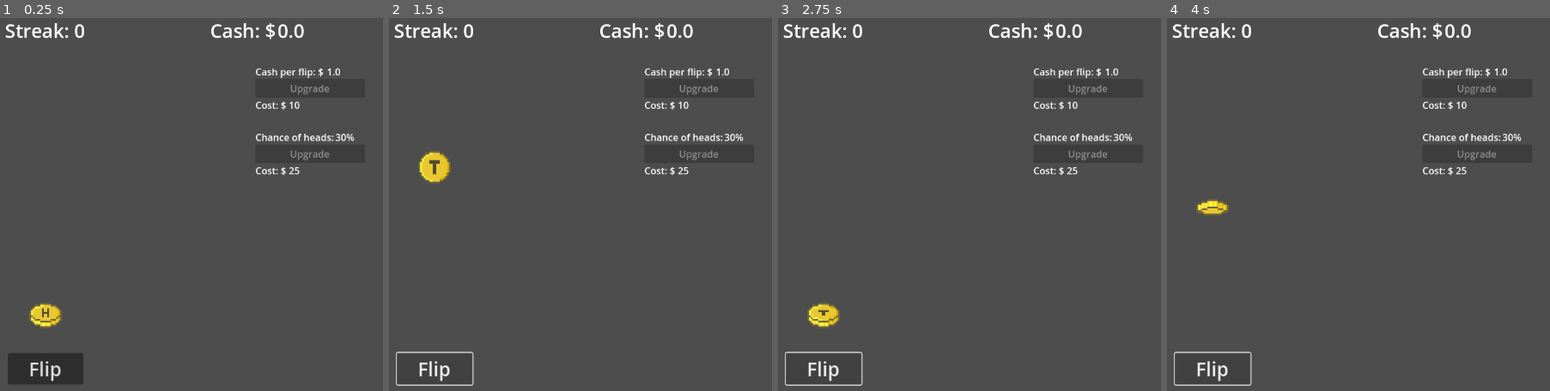
Above: before the commit, frames 1-4 (left to right).
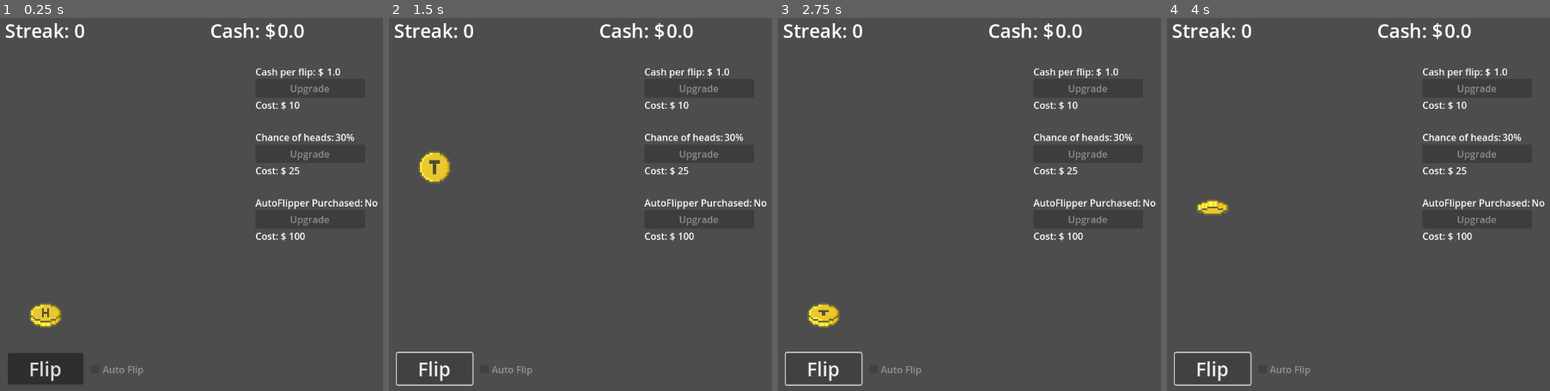
Above: after the commit, the same moments.

Repository: BrodyJack/coin-flip-game
Game: Godot game, scene res://scenes/main.tscn
Two runs of this game, one before a commit and one after it. Both use one fixed random seed, a clock stepped at 60 frames per second and the inputs below. Sound files missing from this copy of the repository are replaced by a short silence.
Inputs:
- Up to frame 1 (0.25 s): no input
- Up to frame 2 (1.5 s): click "Flip" at 0.5 s; click "Flip" at 1.25 s
- Up to frame 3 (2.75 s): click "Flip" at 2 s
- Up to frame 4 (4 s): tap Enter at 2.75 s; tap Space (spacebar_flip) at 2.85, 3.6 s

The runs differ from the first frame. In frame 1, 0.6% of the frame differs, in the area x 26-99%, y 48-96%; in frame 2, 0.6%; in frame 3, 0.6%; in frame 4, 0.6%.

Commit message:
added background music and autoflipper functionality

Diff:
--- a/scenes/hud.gd
+++ b/scenes/hud.gd
@@ -3,6 +3,8 @@
 signal flip_coin
 signal coin_value_upgrade
 signal coin_chance_upgrade
+signal coin_auto_flip_upgrade
+signal auto_flip_status
 
 func _process(_delta: float) -> void:
 	if Input.is_action_just_pressed("spacebar_flip"):
@@ -33,6 +35,22 @@
 func set_coin_chance_upgrade_button_enabled(should_enable) -> void:
 	$CoinChanceUpgradeBox/UpgradeButton.disabled = not should_enable
 
+func update_coin_auto_flip_purchased(purchased_status) -> void:
+	$CoinAutoFlipUpgradeBox/PurchasedStatusLabel.text = "Yes" if purchased_status else "No"
+
+func update_coin_auto_flip_upgrade_cost(upgrade_cost, no_cost) -> void:
+	if no_cost:
+		$CoinAutoFlipUpgradeBox/UpgradeCostLabel.text = ""
+		$CoinAutoFlipUpgradeBox/UpgradeCostAmountLabel.text = ""
+	else:
+		$CoinAutoFlipUpgradeBox/UpgradeCostAmountLabel.text = str(upgrade_cost)
+
+func set_coin_auto_flip_upgrade_button_enabled(should_enable) -> void:
+	$CoinAutoFlipUpgradeBox/UpgradeButton.disabled = not should_enable
+
+func set_auto_flipper_checkbox_visible(is_visible) -> void:
+	$AutoFlipEnabler.disabled = not is_visible
+
 func play_upgrade_sound() -> void:
 	$UpgradeButtonSound.play()
 
@@ -46,3 +64,11 @@
 
 func _on_coin_chance_upgrade_button_pressed() -> void:
 	coin_chance_upgrade.emit()
+
+
+func _on_auto_flip_upgrade_button_pressed() -> void:
+	coin_auto_flip_upgrade.emit()
+
+
+func _on_auto_flip_enabler_toggled(toggled_on: bool) -> void:
+	auto_flip_status.emit(toggled_on)
--- a/scenes/hud.tscn
+++ b/scenes/hud.tscn
@@ -5,6 +5,9 @@
 
 [node name="HUD" type="CanvasLayer"]
 script = ExtResource("1_ahhtf")
+
+[node name="UpgradeButtonSound" type="AudioStreamPlayer" parent="."]
+stream = ExtResource("2_oo0fn")
 
 [node name="FlipButton" type="Button" parent="."]
 anchors_preset = 7
@@ -90,6 +93,7 @@
 offset_top = 30.0
 offset_right = 187.0
 offset_bottom = 61.0
+focus_mode = 0
 theme_override_font_sizes/font_size = 16
 text = "Upgrade"
 
@@ -147,6 +151,7 @@
 offset_top = 30.0
 offset_right = 187.0
 offset_bottom = 61.0
+focus_mode = 0
 theme_override_font_sizes/font_size = 16
 text = "Upgrade"
 
@@ -166,9 +171,81 @@
 offset_bottom = 85.0
 text = "0"
 
-[node name="UpgradeButtonSound" type="AudioStreamPlayer" parent="."]
-stream = ExtResource("2_oo0fn")
+[node name="CoinAutoFlipUpgradeBox" type="Control" parent="."]
+layout_mode = 3
+anchors_preset = 6
+anchor_left = 1.0
+anchor_top = 0.5
+anchor_right = 1.0
+anchor_bottom = 0.5
+offset_left = -227.0
+offset_top = -30.0
+offset_bottom = 70.0
+grow_horizontal = 0
+grow_vertical = 2
+metadata/_edit_group_ = true
+
+[node name="PurchasedLabel" type="Label" parent="CoinAutoFlipUpgradeBox"]
+layout_mode = 0
+offset_left = 3.0
+offset_top = 6.0
+offset_right = 104.0
+offset_bottom = 36.0
+theme_override_font_sizes/font_size = 16
+text = "AutoFlipper Purchased: "
+
+[node name="PurchasedStatusLabel" type="Label" parent="CoinAutoFlipUpgradeBox"]
+layout_mode = 0
+offset_left = 186.0
+offset_top = 6.0
+offset_right = 227.0
+offset_bottom = 36.0
+theme_override_font_sizes/font_size = 16
+text = "No"
+
+[node name="UpgradeButton" type="Button" parent="CoinAutoFlipUpgradeBox"]
+layout_mode = 0
+offset_left = 3.0
+offset_top = 30.0
+offset_right = 187.0
+offset_bottom = 61.0
+focus_mode = 0
+theme_override_font_sizes/font_size = 16
+text = "Upgrade"
+
+[node name="UpgradeCostLabel" type="Label" parent="CoinAutoFlipUpgradeBox"]
+layout_mode = 0
+offset_left = 3.0
+offset_top = 62.0
+offset_right = 46.0
+offset_bottom = 85.0
+text = "Cost: $"
+
+[node name="UpgradeCostAmountLabel" type="Label" parent="CoinAutoFlipUpgradeBox"]
+layout_mode = 0
+offset_left = 59.0
+offset_top = 62.0
+offset_right = 227.0
+offset_bottom = 85.0
+text = "0"
+
+[node name="AutoFlipEnabler" type="CheckBox" parent="."]
+anchors_preset = 7
+anchor_left = 0.5
+anchor_top = 1.0
+anchor_right = 0.5
+anchor_bottom = 1.0
+offset_left = 72.0
+offset_top = -72.0
+offset_right = 169.0
+offset_bottom = -41.0
+grow_horizontal = 2
+grow_vertical = 0
+focus_mode = 0
+text = "Auto Flip"
 
 [connection signal="pressed" from="FlipButton" to="." method="_on_flip_button_pressed"]
 [connection signal="pressed" from="CoinValueUpgradeBox/UpgradeButton" to="." method="_on_coin_value_upgrade_button_pressed"]
 [connection signal="pressed" from="CoinChanceUpgradeBox/UpgradeButton" to="." method="_on_coin_chance_upgrade_button_pressed"]
+[connection signal="pressed" from="CoinAutoFlipUpgradeBox/UpgradeButton" to="." method="_on_auto_flip_upgrade_button_pressed"]
+[connection signal="toggled" from="AutoFlipEnabler" to="." method="_on_auto_flip_enabler_toggled"]
--- a/scenes/main.gd
+++ b/scenes/main.gd
@@ -5,6 +5,9 @@
 # - Try -1500 w/ Gravity Scale 4.0 to test
 ## **Currently unused as we are instead simulating with physics**
 @export var flip_time = 2.0
+
+## Controls how hard the coin flips up - suggest adjusting gravity accordingly
+@export var flip_impulse = -750
 
 ## Chance for the coin to land on heads, 0 for tails, 1 for heads
 @export var heads_chance = .3
@@ -19,7 +22,8 @@
 var is_heads = false
 
 var streak = 0
-var total_cash = 0.0
+
+@export var total_cash = 0.0
 
 @export var coin_chance_upgrade_costs = [25, 50, 100, 200, 500]
 @export var coin_chance_upgrade_values = [.35, .40, .45, .50, .55]
@@ -29,9 +33,14 @@
 @export var coin_value_upgrade_values = [2, 3, 4, 5, 10]
 var coin_value_upgrade_index = 0
 
+@export var auto_flipper_purchased = false
+@export var auto_flipper_enabled = false
+@export var auto_flipper_upgrade_cost = 100
+
 # Called when the node enters the scene tree for the first time.
 func _ready() -> void:
 	update_hud()
+	$MainMusic.play()
 
 # Called every frame. 'delta' is the elapsed time since the previous frame.
 func _process(_delta: float) -> void:
@@ -44,8 +53,9 @@
 
 	is_coin_flipping = true
 	is_heads = randi_range(0, 99) <= (heads_chance * 100)
+	print("chance: " + str(heads_chance), ", value: " + str(coin_value), ", result: " + str(is_heads))
 
-	$Coin.apply_central_impulse(Vector2(0, -750))
+	$Coin.apply_central_impulse(Vector2(0, flip_impulse))
 	$Coin/FlipSound.play()
 	$Coin/AnimatedSprite2D.play()
 
@@ -67,7 +77,6 @@
 		streak = 0
 
 	update_hud()
-	print("heads!" if is_heads else "tails")
 	is_coin_flipping = false
 
 
@@ -84,6 +93,12 @@
 
 	should_enable = total_cash >= coin_chance_upgrade_costs[coin_chance_upgrade_index]
 	$HUD.set_coin_chance_upgrade_button_enabled(should_enable)
+
+	$HUD.update_coin_auto_flip_purchased(auto_flipper_purchased)
+	$HUD.update_coin_auto_flip_upgrade_cost(auto_flipper_upgrade_cost, auto_flipper_purchased)
+	should_enable = total_cash >= auto_flipper_upgrade_cost
+	$HUD.set_coin_auto_flip_upgrade_button_enabled(should_enable && not auto_flipper_purchased)
+	$HUD.set_auto_flipper_checkbox_visible(auto_flipper_purchased)
 
 func _on_hud_coin_value_upgrade() -> void:
 	var current_upgrade_cost = coin_value_upgrade_costs[coin_value_upgrade_index]
@@ -113,3 +128,36 @@
 	coin_chance_upgrade_index += 1
 
 	update_hud()
+
+
+func _on_main_music_finished() -> void:
+	$MainMusic.play()
+
+
+func _on_hud_coin_auto_flip_upgrade() -> void:
+	if total_cash < auto_flipper_upgrade_cost:
+		return
+
+	$HUD.play_upgrade_sound()
+
+	total_cash -= auto_flipper_upgrade_cost
+	auto_flipper_purchased = true
+
+	update_hud()
+
+
+func _on_hud_auto_flip_status(toggled_on: bool) -> void:
+	auto_flipper_enabled = toggled_on
+
+	if auto_flipper_enabled:
+		flip_coin()
+		$AutoFlipTimer.start()
+	else:
+		$AutoFlipTimer.stop()
+
+
+
+
+func _on_auto_flip_timer_timeout() -> void:
+	if auto_flipper_enabled:
+		flip_coin()
--- a/scenes/main.tscn
+++ b/scenes/main.tscn
@@ -1,9 +1,10 @@
-[gd_scene load_steps=5 format=3 uid="uid://hf7ddsten8pi"]
+[gd_scene load_steps=6 format=3 uid="uid://hf7ddsten8pi"]
 
 [ext_resource type="PackedScene" uid="uid://1prjnjfcys4f" path="res://scenes/coin.tscn" id="1_o5qli"]
 [ext_resource type="Script" uid="uid://imxxs6scpkgd" path="res://scenes/main.gd" id="1_sugp2"]
 [ext_resource type="PackedScene" uid="uid://bwi2r0dhygwfn" path="res://scenes/hud.tscn" id="2_0wfyh"]
 [ext_resource type="PackedScene" uid="uid://nv2d5rd7f1md" path="res://scenes/invisible_floor.tscn" id="4_jyhfs"]
+[ext_resource type="AudioStream" uid="uid://g0y4s15wa1e7" path="res://assets/percussivegroove_reverb_010126.wav" id="5_tbgi4"]
 
 [node name="Node" type="Node"]
 script = ExtResource("1_sugp2")
@@ -19,7 +20,17 @@
 [node name="InvisibleFloor" parent="." instance=ExtResource("4_jyhfs")]
 position = Vector2(576, 527)
 
+[node name="MainMusic" type="AudioStreamPlayer" parent="."]
+stream = ExtResource("5_tbgi4")
+
+[node name="AutoFlipTimer" type="Timer" parent="."]
+wait_time = 3.0
+
 [connection signal="body_entered" from="Coin" to="." method="_on_coin_land"]
+[connection signal="auto_flip_status" from="HUD" to="." method="_on_hud_auto_flip_status"]
+[connection signal="coin_auto_flip_upgrade" from="HUD" to="." method="_on_hud_coin_auto_flip_upgrade"]
 [connection signal="coin_chance_upgrade" from="HUD" to="." method="_on_hud_coin_chance_upgrade"]
 [connection signal="coin_value_upgrade" from="HUD" to="." method="_on_hud_coin_value_upgrade"]
 [connection signal="flip_coin" from="HUD" to="." method="flip_coin"]
+[connection signal="finished" from="MainMusic" to="." method="_on_main_music_finished"]
+[connection signal="timeout" from="AutoFlipTimer" to="." method="_on_auto_flip_timer_timeout"]
Not shown, added: assets/percussivegroove_reverb_010126.wav.import
Not shown, added: assets/percussivegroove_reverb_010126.wav
Not shown, added: scenes/hud.tscn2370177619.tmp
